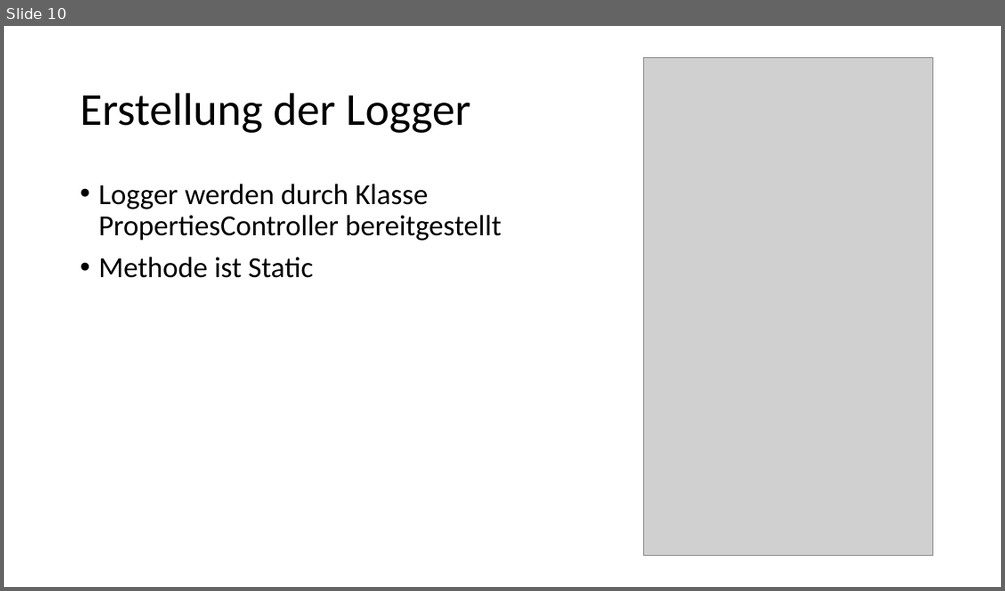
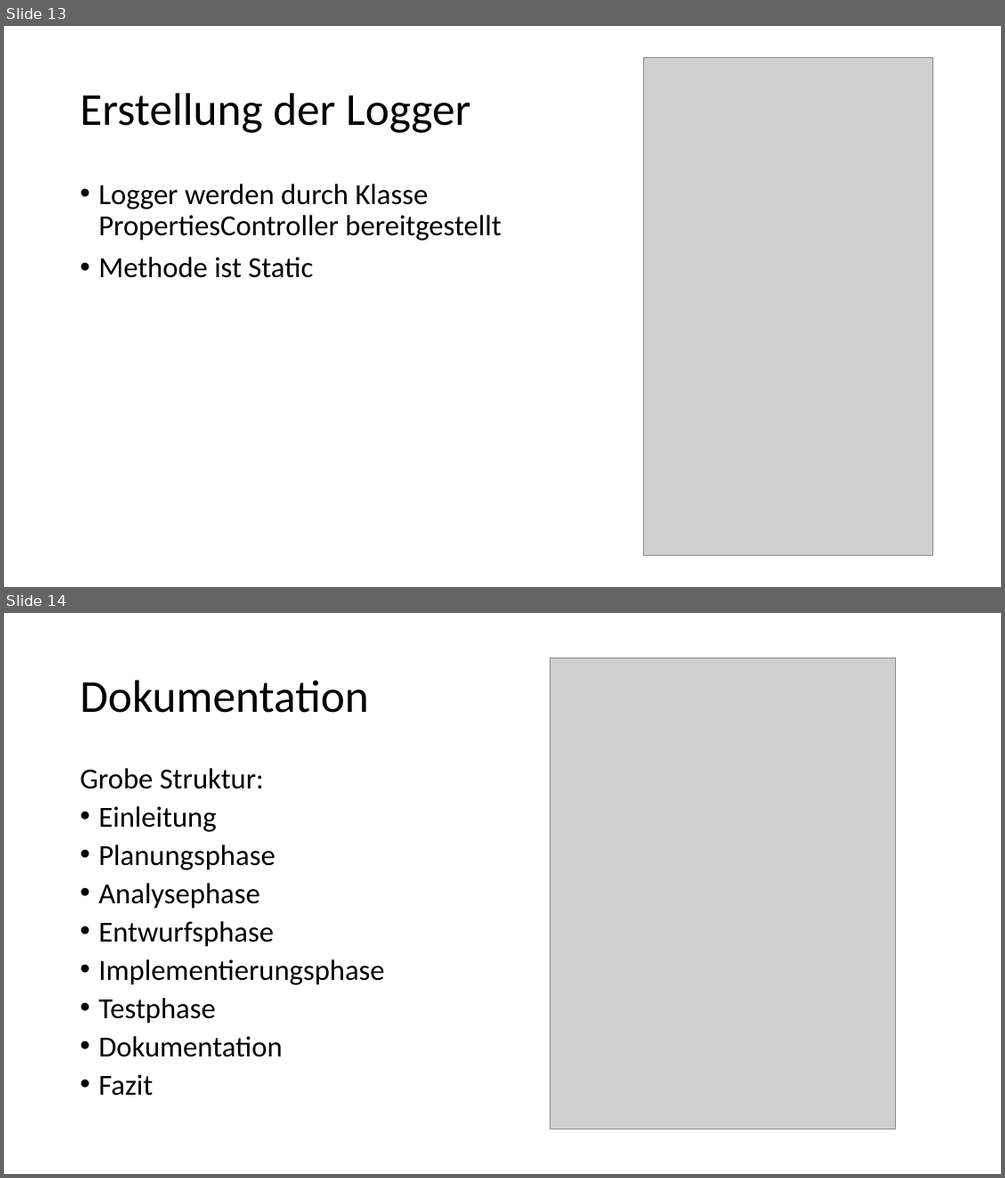
Before and after one commit to Menschomat/fancyYooloo, a slide deck: docs/Dokumentation/luzius/luzius.pptx. Shown one above the other, each under a label of ours: slide 10 before the commit, slides 13 and 14 after it. The pictures are 1005x591 and 1005x1178 pixels, drawn with LibreOffice and Linux fonts; fonts in the diff are those of the drawing; grey boxes stand for pictures. Boxes give left, top, right and bottom in pixels: in the first picture for what was removed or moved away, otherwise in the second. Text is boxed around its words. In the diff, an @@ line names an element or a change of style, - is before the commit and + after.

```diff
--- a/docs/Dokumentation/luzius/luzius.pptx
+++ b/docs/Dokumentation/luzius/luzius.pptx
@@ slide 14 added at box(4, 613, 1001, 1174), background #FFFFFF @@
@@ picture added at box(550, 657, 896, 1129) @@
@@ title added at box(80, 680, 369, 713), 44 pt, text #000000 @@
+Dokumentation
@@ text added at box(80, 768, 384, 1095), 28 pt, text #000000 @@
+Grobe Struktur:
+• Einleitung
+• Planungsphase
+• Analysephase
+• Entwurfsphase
+• Implementierungsphase
+• Testphase
+• Dokumentation
+• Fazit
@@ what was slide 10 is now slide 13 @@
```
Also in this commit, not shown: 7 other slides added, 5 other files.
